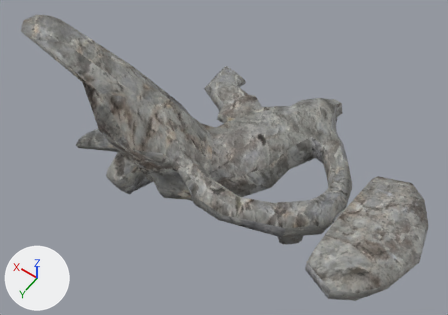
An edit to the FBX model Assets/Personalized/Maps/Grotto1.fbx, drawn before and after from the same camera.
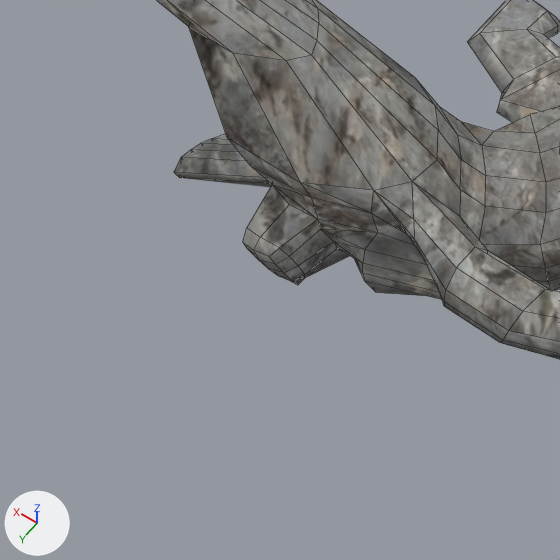
Old and new are each drawn whole from a 50 mm camera at (-0.169, 0.458, 0.508) aimed at (0.045, 0.159, 0.039) and again close up on the part from 0% to 55% of the width and 22% to 100% of the height. Lighting does not change. The marker at lower left points along +X, +Y and +Z. The close-ups show mesh edges as thin lines. Where no turn or scale is listed for an object, it has been applied to the vertices.

Names of what the first close-up shows: 'Grotto'.
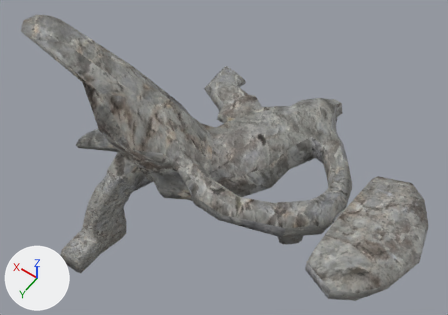
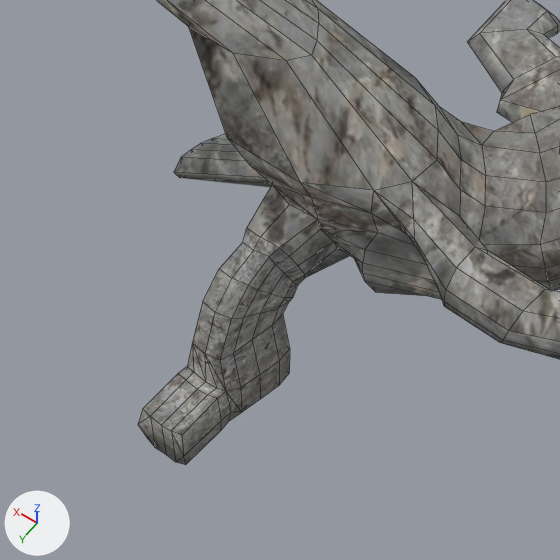
Location of each change, [x1, y1, x2, y2] in pixels of the close-ups (560 x 560 px):
'Grotto', reshaped
    before: [156, 0, 560, 359]
    after: [138, 0, 560, 465]
part 1 of me_grotto, built on
    before: [244, 243, 296, 284]
    after: [138, 242, 298, 465]
part 2 of me_grotto, surface changed
    both: [243, 228, 305, 285]

The edits, one by one:
me_grotto is used by ob_grotto; location (0.0, 0.0, 0.0).
me_grotto had 561 vertices, 672 faces and spanned x -0.155..0.239, y 0.0..0.234, z -0.027..0.14.
me_grotto now has 651 vertices, 774 faces and spans x -0.155..0.239, y 0.0..0.305, z -0.057..0.14.
Part 1, on me_grotto:
3 vertices are removed from x 0.123..0.125, y 0.226..0.233, z -0.003..0.016.
8 faces are deleted.
87 vertices are added at x 0.112..0.142, y 0.226..0.305, z -0.057..0.019.
6 new vertices lie (0.0, 0.003, -0.018) away from vertices in x 0.112..0.139, y 0.245..0.272, z -0.037..-0.011.
110 new faces join them.
me_grotto part 2: 13 kept faces spanning x 0.112..0.136, y 0.217..0.234, z -0.01..0.027 get new texture (UV) coordinates.
